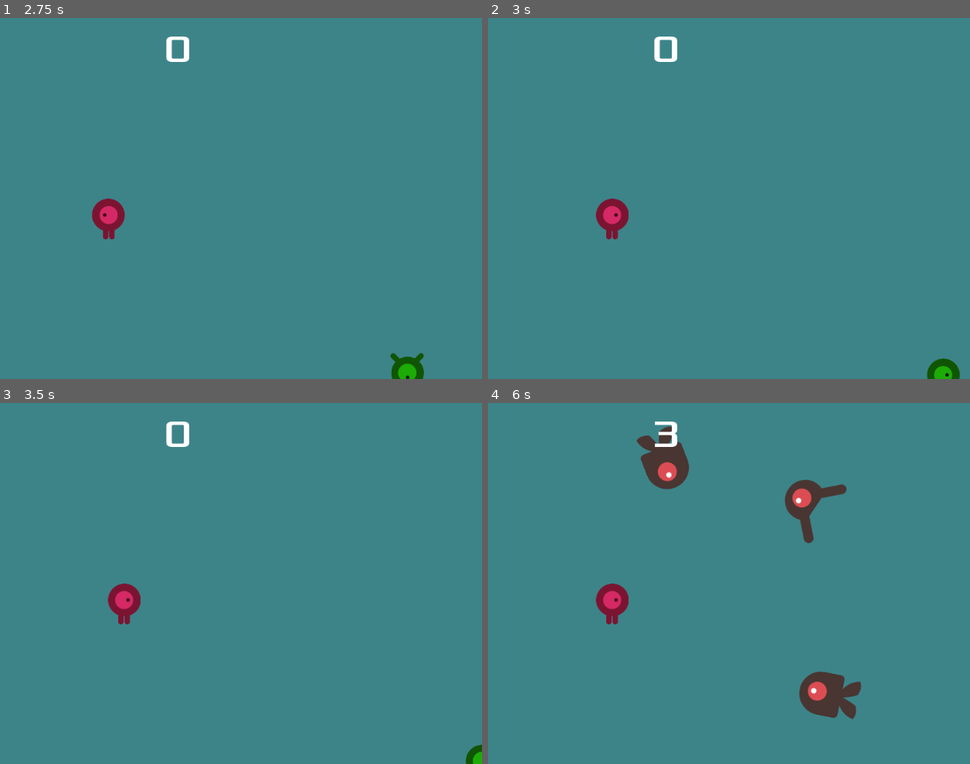
Above: before the commit, frames 1-4 (two rows, left to right).
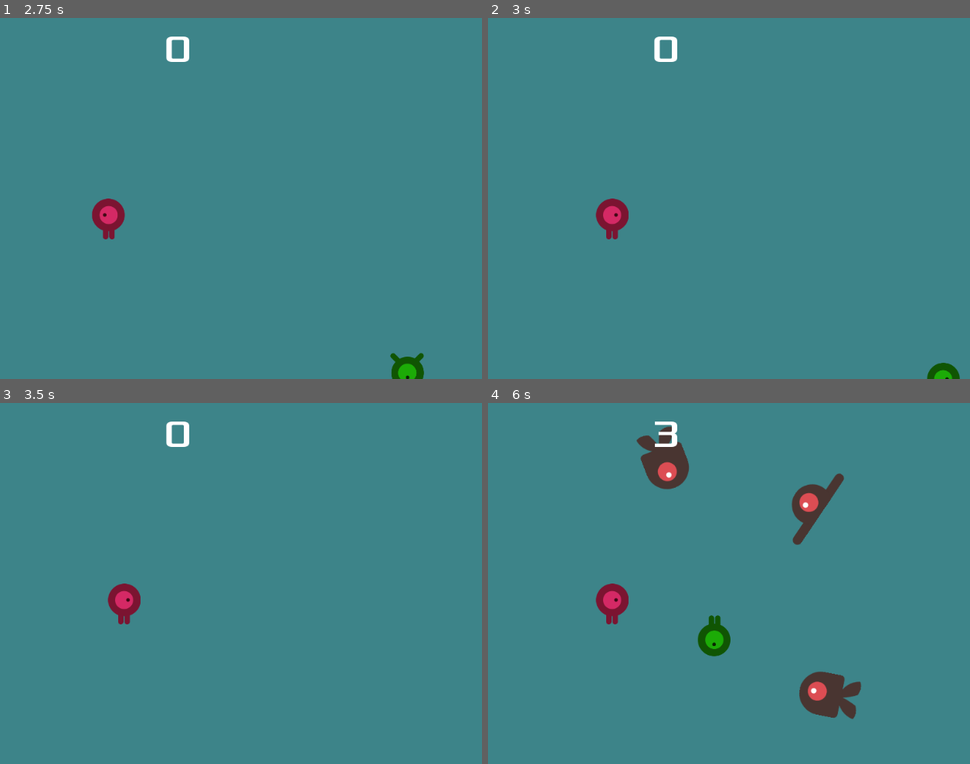
Above: after the commit, the same moments.

Repository: marklown/DodgeGame
Game: Godot game, scene res://Main.tscn
Two runs of this game, one before a commit and one after it. Both use one fixed random seed, a clock stepped at 60 frames per second and the inputs below.
Inputs:
- Up to frame 1 (2.75 s): click "Start" at 0.5 s; tap Enter at 1.25 s; hold Right (player1_right) 1.28-2.03 s; tap S (player2_down) at 1.35 s; hold Down (player1_down) from 2.03 s (still down); tap A (player2_left) at 2.1 s
- Up to frame 2 (3 s): release Down (player1_down) at 2.78 s; hold Right (player1_right) from 2.78 s (still down); tap D (player2_right) at 2.85 s
- Up to frame 3 (3.5 s): keep holding Right (player1_right)
- Up to frame 4 (6 s): tap Space at 3.5 s; release Right (player1_right) at 3.53 s; hold Up (player1_up) 3.53-4.28 s; tap W (player2_up) at 3.6 s; hold Left (player1_left) 4.28-5.78 s; tap S (player2_down) at 4.35 s; tap A (player2_left) at 5.1 s; hold Down (player1_down) from 5.78 s (still down); tap D (player2_right) at 5.85 s

Frame 1 is identical in both runs. In frame 2, 0.2% of the frame differs, in the area x 91-98%, y 94-100%; in frame 3, 0.1%; in frame 4, 1.4%, in the area x 43-75%, y 19-71%.

Commit message:
2 player

Diff:
--- a/Main.tscn
+++ b/Main.tscn
@@ -12,7 +12,7 @@
 "points": PoolVector2Array( 0, 0, 0, 0, 0.100006, -0.700001, 0, 0, 0, 0, 1023.1, 1, 0, 0, 0, 0, 1024.8, 601.4, 0, 0, 0, 0, 0, 601.3, 0, 0, 0, 0, 0.100006, -0.700001 )
 }
 
-[node name="Main" type="Node" index="0"]
+[node name="Main" type="Node"]
 
 script = ExtResource( 1 )
 Mob = ExtResource( 2 )
@@ -36,13 +36,13 @@
 [node name="Player1" parent="." index="1" instance=ExtResource( 3 )]
 
 modulate = Color( 0.11085, 0.671875, 0.030704, 1 )
-_sections_unfolded = [ "Visibility" ]
+_sections_unfolded = [ "Collision", "Visibility", "collision" ]
 player_number = 1
 
 [node name="Player2" parent="." index="2" instance=ExtResource( 3 )]
 
 modulate = Color( 0.832031, 0.161038, 0.396934, 1 )
-_sections_unfolded = [ "Visibility" ]
+_sections_unfolded = [ "Collision", "Visibility", "collision" ]
 player_number = 2
 
 [node name="LevelTimer" type="Timer" parent="." index="3"]
--- a/Mob.gd
+++ b/Mob.gd
@@ -7,11 +7,6 @@
 func _ready():
 	$AnimatedSprite.animation = mob_types[randi() % mob_types.size()]
 
-#func _process(delta):
-#	# Called every frame. Delta is time since last frame.
-#	# Update game logic here.
-#	pass
-
 
 func _on_VisibilityNotifier2D_screen_exited():
 	queue_free()
--- a/Mob.tscn
+++ b/Mob.tscn
@@ -37,8 +37,8 @@
 
 position = Vector2( 287, 176.5 )
 input_pickable = false
-collision_layer = 1
-collision_mask = 0
+collision_layer = 2
+collision_mask = 4
 mode = 0
 mass = 1.0
 friction = 1.0
@@ -67,7 +67,6 @@
 scale = Vector2( 0.75, 0.75 )
 frames = SubResource( 1 )
 animation = "fly"
-frame = 1
 playing = true
 _sections_unfolded = [ "Material", "Pause", "Transform", "Visibility", "Z Index" ]
 
@@ -81,4 +80,6 @@
 
 rect = Rect2( -10, -10, 20, 20 )
 
+[connection signal="body_entered" from="." to="." method="_on_Mob_body_entered"]
+
 [connection signal="screen_exited" from="VisibilityNotifier2D" to="." method="_on_VisibilityNotifier2D_screen_exited"]
--- a/Player.gd
+++ b/Player.gd
@@ -1,4 +1,4 @@
-extends Area2D
+extends KinematicBody2D
 
 export (int) var speed
 export (int) var player_number
@@ -10,11 +10,14 @@
 var left = "player1_left"
 var right = "player1_right"
 
+var velocity = Vector2()
+
 signal hit
 
 func start(pos):
 	position = pos
 	show()
+	$Area2D/CollisionShape2D.disabled = false
 	$CollisionShape2D.disabled = false
 
 	if player_number == 1:
@@ -32,8 +35,8 @@
 	screensize = get_viewport_rect().size
 	hide()
 
-func _process(delta):
-	var velocity = Vector2()
+func get_input():
+	velocity = Vector2()
 	if Input.is_action_pressed(right):
 		velocity.x += 1
 	if Input.is_action_pressed(left):
@@ -42,15 +45,23 @@
 		velocity.y += 1
 	if Input.is_action_pressed(up):
 		velocity.y -= 1
+	velocity = velocity.normalized() * speed
+
+
+func _physics_process(delta):
+	get_input()
+	var collision = move_and_collide(velocity * delta)
+	if collision:
+		var body_hit = collision.collider
+		#print(body_hit.name)
+		velocity = velocity.bounce(collision.normal)
+
+
+func _process(delta):
 	if velocity.length() > 0:
-		velocity = velocity.normalized() * speed
 		$AnimatedSprite.play()
 	else:
 		$AnimatedSprite.stop()
-
-	position += velocity * delta
-	position.x = clamp(position.x, 0, screensize.x)
-	position.y = clamp(position.y, 0, screensize.y)
 
 	if velocity.x != 0:
 		$AnimatedSprite.animation = "Right"
@@ -62,7 +73,8 @@
 
 
 
-func _on_Player_body_entered(body):
+func _on_Area2D_body_entered(body):
 	hide()
 	emit_signal("hit")
+	$Area2D/CollisionShape2D.disabled = true
 	$CollisionShape2D.disabled = true
--- a/Player.tscn
+++ b/Player.tscn
@@ -26,20 +26,20 @@
 radius = 25.575
 height = 9.25
 
-[node name="Player" type="Area2D"]
+[sub_resource type="CircleShape2D" id=3]
+
+custom_solver_bias = 0.0
+radius = 26.5506
+
+[node name="Player" type="KinematicBody2D" index="0"]
 
 position = Vector2( 516, 288.25 )
-input_pickable = true
-gravity_vec = Vector2( 0, 1 )
-gravity = 98.0
-linear_damp = 0.1
-angular_damp = 1.0
-audio_bus_override = false
-audio_bus_name = "Master"
+input_pickable = false
+collision_layer = 1
+collision_mask = 1
+collision/safe_margin = 0.08
 script = ExtResource( 1 )
-__meta__ = {
-"_edit_group_": true
-}
+_sections_unfolded = [ "Collision", "collision" ]
 speed = 400
 player_number = null
 
@@ -54,4 +54,22 @@
 
 shape = SubResource( 2 )
 
-[connection signal="body_entered" from="." to="." method="_on_Player_body_entered"]
+[node name="Area2D" type="Area2D" parent="." index="2"]
+
+input_pickable = true
+gravity_vec = Vector2( 0, 1 )
+gravity = 98.0
+linear_damp = 0.1
+angular_damp = 1.0
+collision_layer = 4
+collision_mask = 2
+audio_bus_override = false
+audio_bus_name = "Master"
+_sections_unfolded = [ "Collision" ]
+
+[node name="CollisionShape2D" type="CollisionShape2D" parent="Area2D" index="0"]
+
+position = Vector2( -0.125, -6.875 )
+shape = SubResource( 3 )
+
+[connection signal="body_entered" from="Area2D" to="." method="_on_Area2D_body_entered"]
Not shown: 1 places in Player.tscn that only renumber resources
Not shown, added: export_presets.cfg
